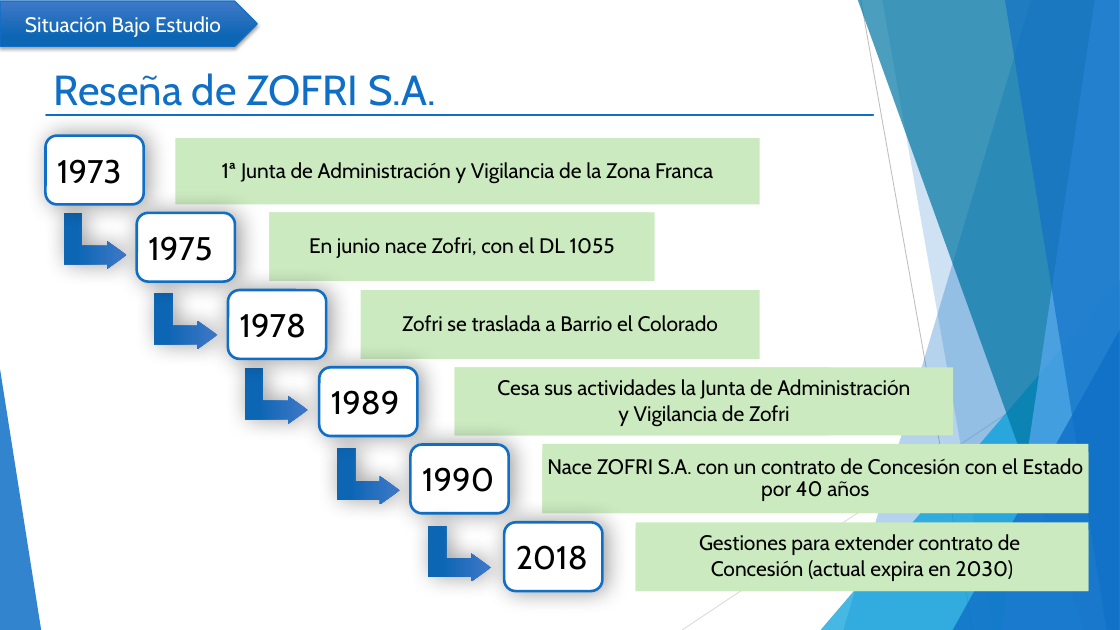
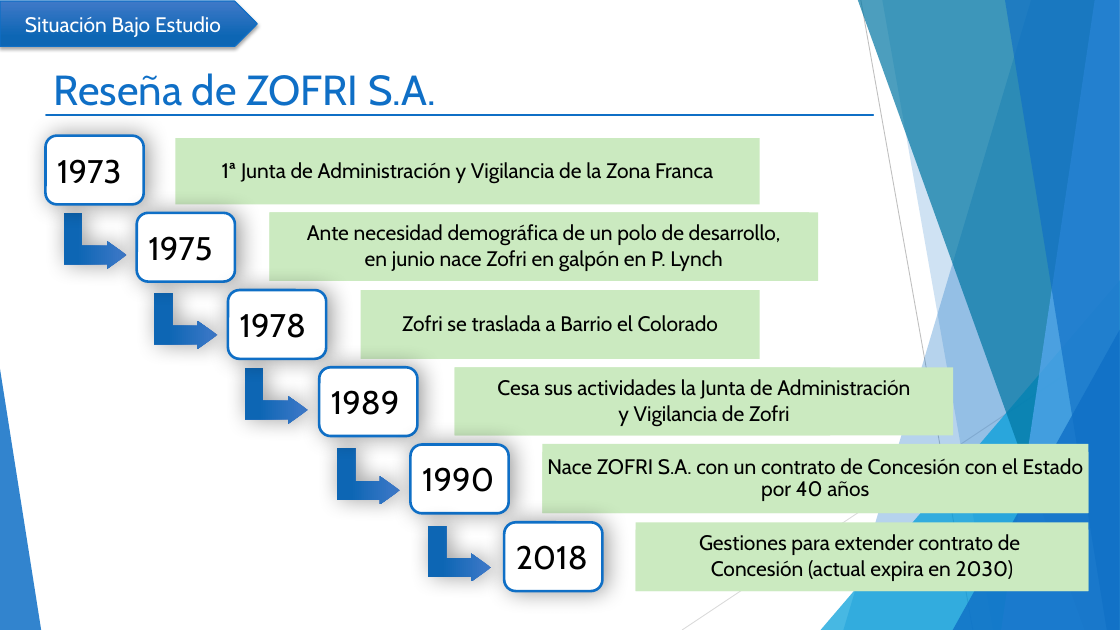
Before and after one commit to mcamara75/tituloUnap, a slide deck: slide 3 of 2018/TT IQQ 2018 Camara y Garay.pptx. Drawn at 1120x630 pixels with LibreOffice and Linux fonts; fonts in the diff are those of the drawing. Boxes give left, top, right and bottom in pixels: in the first picture for what was removed or moved away, otherwise in the second. Text is boxed around its words. In the diff, an @@ line names an element or a change of style, - is before the commit and + after.

```diff
--- a/2018/TT IQQ 2018 Camara y Garay.pptx
+++ b/2018/TT IQQ 2018 Camara y Garay.pptx
@@ rectangle: place and size @@
-rectangle at (270, 213, 649, 281)
+rectangle at (270, 213, 809, 281)
@@ rectangle "Ante necesidad demográfica de un ...": place and size @@
-rectangle "Ante necesidad demográfica de un ..." at (270, 213, 655, 281)
+rectangle "Ante necesidad demográfica de un ..." at (270, 213, 818, 281)
@@ text in rectangle at (307, 224, 781, 272): text changed @@
-  En junio nace Zofri, con el DL 1055
+  Ante necesidad demográfica de un polo de desarrollo,
+  en junio nace Zofri en galpón en P. Lynch
```
Also in this commit, not shown: 2 other slides changed.
